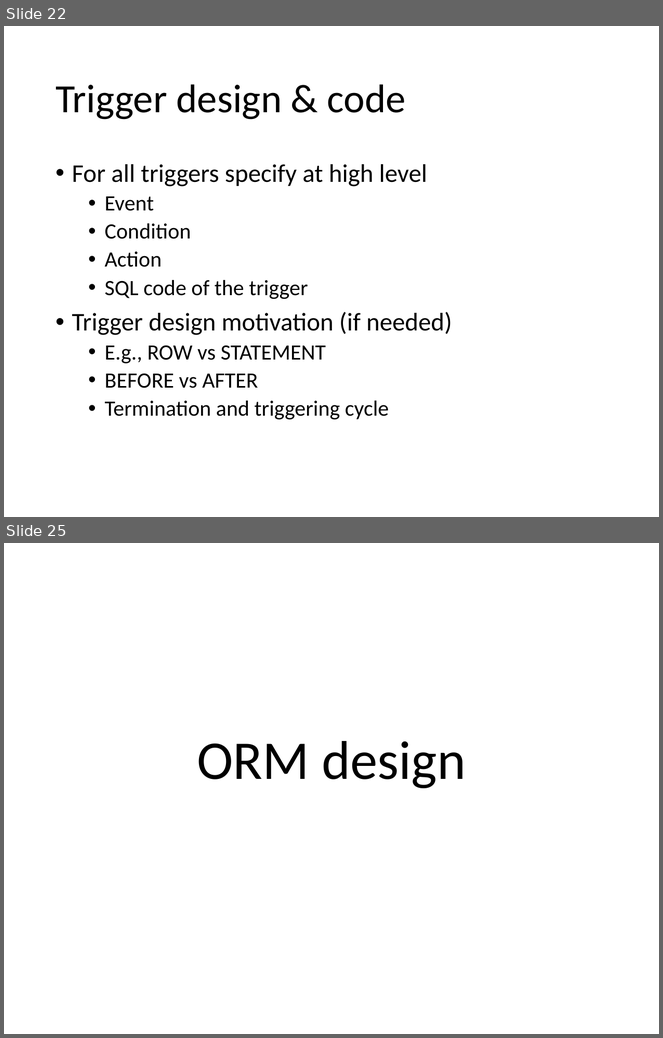
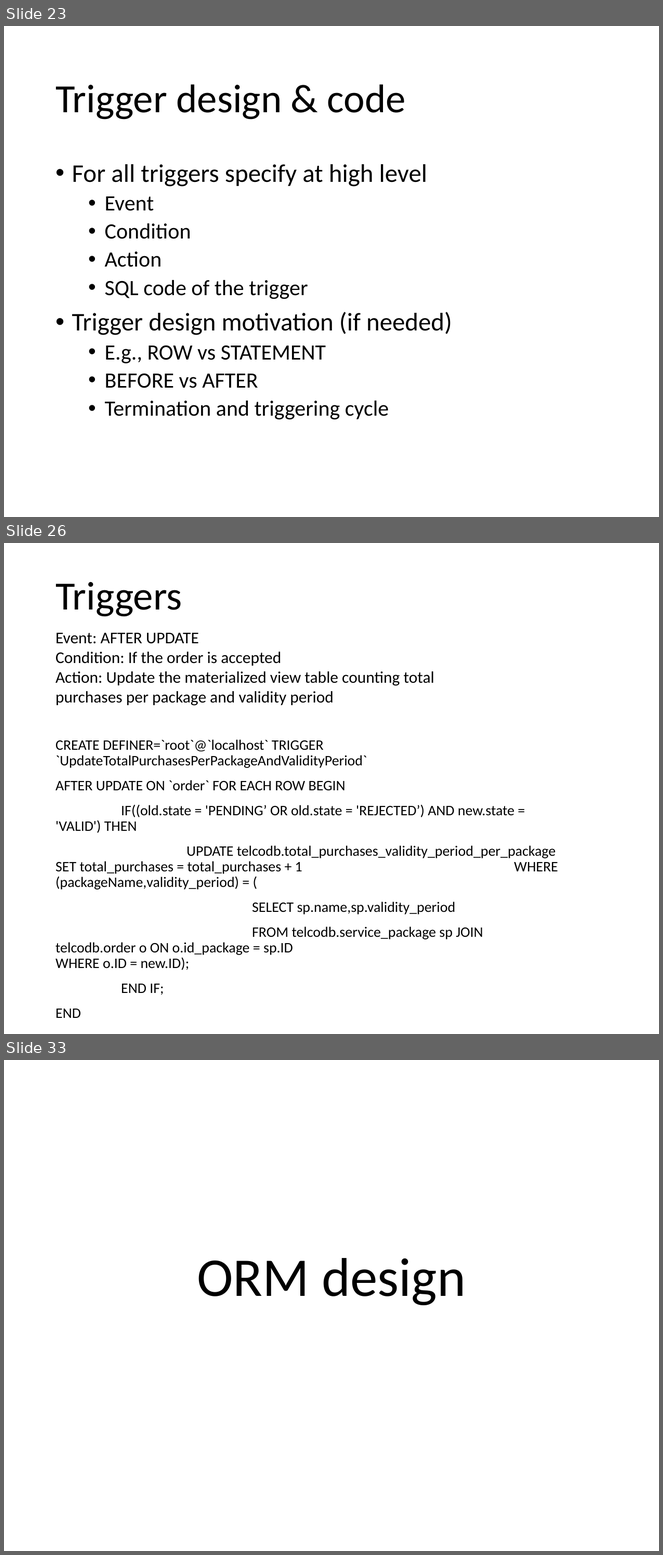
Before and after one commit to andrearestelli/db2-project, a slide deck: docs/documentation.pptx. Shown one above the other, each under a label of ours: slides 22 and 25 before the commit, slides 23, 26 and 33 after it; the slides between them are not shown. The pictures are 663x1038 and 663x1555 pixels, drawn with LibreOffice and Linux fonts; fonts in the diff are those of the drawing. Boxes give left, top, right and bottom in pixels: in the first picture for what was removed or moved away, otherwise in the second. Text is boxed around its words. In the diff, an @@ line names an element or a change of style, - is before the commit and + after.

```diff
--- a/docs/documentation.pptx
+++ b/docs/documentation.pptx
@@ slide 26 added at [4, 543, 659, 1034], background #FFFFFF @@
@@ title added at [55, 582, 182, 617], 44 pt, text #000000 @@
+Triggers
@@ text added at [55, 632, 435, 706], 18 pt, text #000000 @@
+Event: AFTER UPDATE
+Condition: If the order is accepted
+Action: Update the materialized view table counting total purchases per package and validity period
@@ text added at [55, 740, 558, 1018], 16 pt, text #000000 @@
+CREATE DEFINER=`root`@`localhost` TRIGGER `UpdateTotalPurchasesPerPackageAndValidityPeriod`
+AFTER UPDATE ON `order` FOR EACH ROW BEGIN
+IF((old.state = 'PENDING’ OR old.state = 'REJECTED’) AND new.state = 'VALID') THEN
+UPDATE telcodb.total_purchases_validity_period_per_package SET total_purchases = total_purchases + 1 WHERE (packageName,validity_period) = (
+SELECT sp.name,sp.validity_period
+FROM telcodb.service_package sp JOIN telcodb.order o ON o.id_package = sp.ID WHERE o.ID = new.ID);
+END IF;
+END
@@ what was slide 22 is now slide 23 @@
@@ what was slide 25 is now slide 33 @@
```
Also in this commit, not shown: 3 slides changed, 8 other slides added, 1 slide removed.
